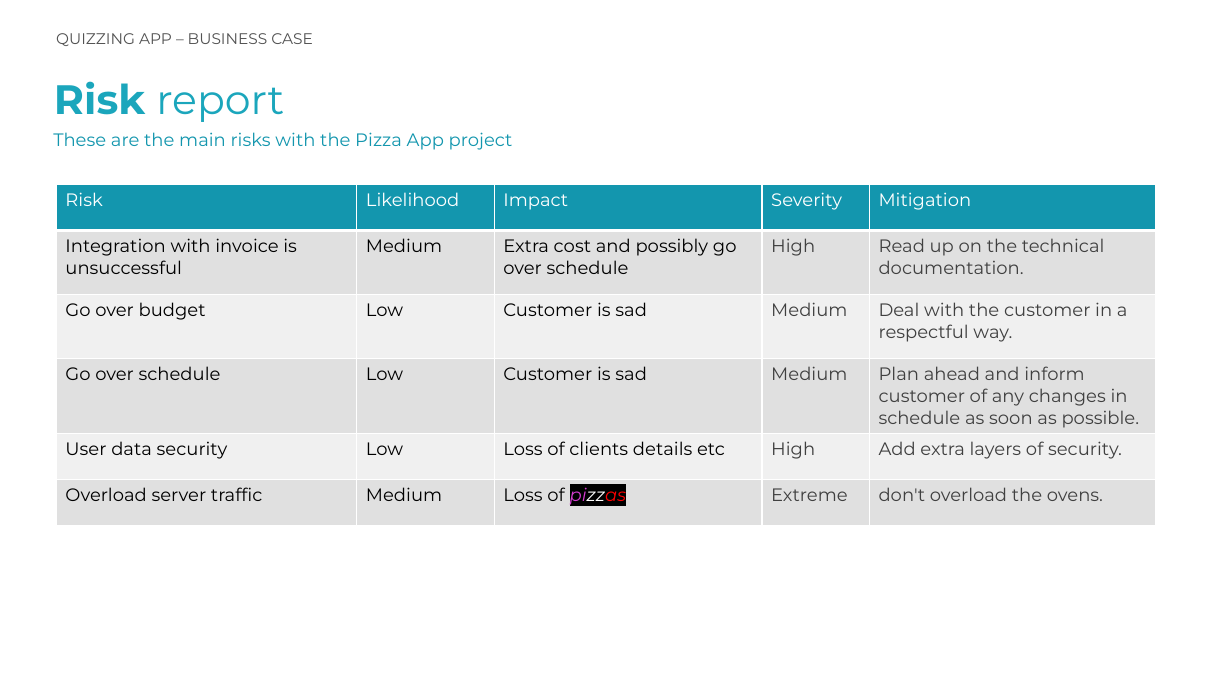
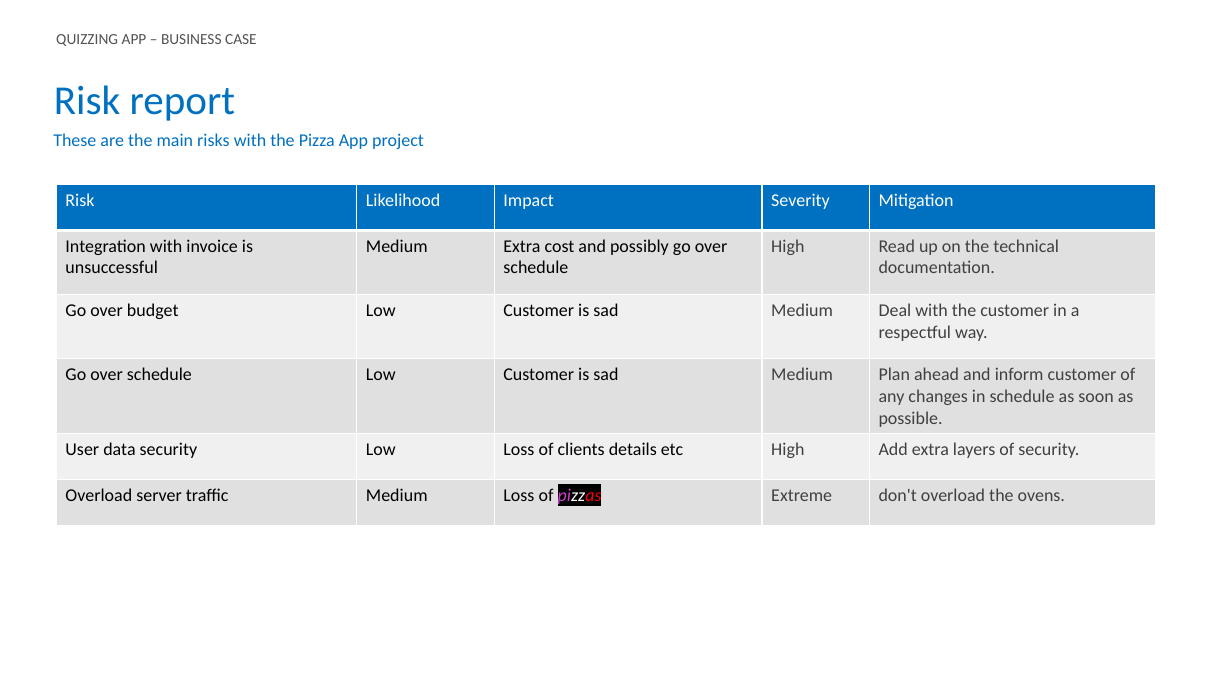
Before and after one commit to Joanajua/Quiz, a slide deck: slide 5 of Quiz - Documentation/QuizApp - Business Case.pptx. Drawn at 1232x693 pixels with LibreOffice and Linux fonts; fonts in the diff are those of the drawing. Boxes give left, top, right and bottom in pixels: in the first picture for what was removed or moved away, otherwise in the second. Text is boxed around its words. In the diff, an @@ line names an element or a change of style, - is before the commit and + after.

```diff
--- a/Quiz - Documentation/QuizApp - Business Case.pptx
+++ b/Quiz - Documentation/QuizApp - Business Case.pptx
@@ text "QUIZZING APP – BUSINESS CASE" at [56, 34, 257, 46]: font Montserrat to Calibri @@
@@ text "Risk report" at [54, 85, 236, 121]: font Montserrat to Calibri, text colour #1BA6BC to #0070C0; bold off in "Risk" @@
@@ text "These are the main risks ..." at [53, 133, 424, 149]: font Montserrat to Calibri, text colour #1396AE to #0070C0 @@
@@ table at [56, 185, 1156, 526] @@
@@ fill #1396AE to #0070C0 in row 1 @@
@@ font Montserrat to Calibri @@
```
Also in this commit, not shown: 6 other slides changed, 6 other files.
